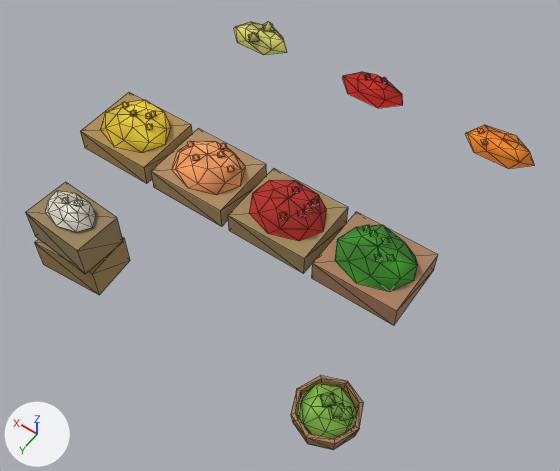
An edit to the glTF model games/yorimichi/assets/belmonte/meshes/SM_BM_BP_StallGoods_A.glb, drawn before and after from the same camera.
Both versions are drawn from a 50 mm lens placed at (-2.13, 3.32, 4.88), pointed at (-0.1, 0.48, 0.42). The axes (+X, +Y, +Z) are drawn at lower left. The lights are the same throughout. The first picture is the older version. Mesh edges are drawn as thin lines. Vertices at exactly the same position are counted once.

Objects in the first picture: 'SM_BM_BP_StallGoods_A'.
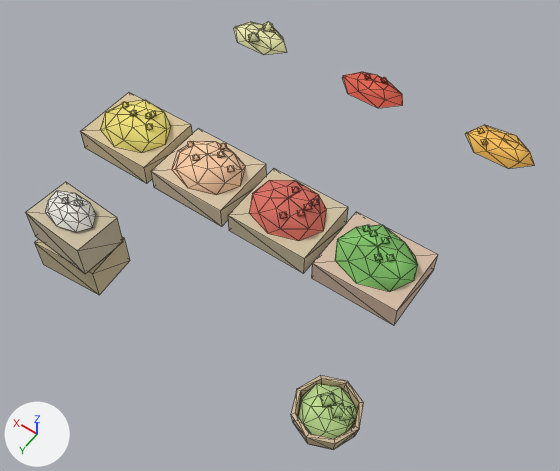
Where the change shows, as pixel boxes (x1, y1, x2, y2) in the pictures (560 x 471 px):
```json
{"part": 1, "of": "me_sm_bp_stallgoods_a", "change": "recoloured", "before": [298, 225, 418, 438], "after": [298, 225, 418, 438], "on screen": "lighter"}
{"part": 2, "of": "me_sm_bp_stallgoods_a", "change": "recoloured", "before": [250, 72, 534, 241], "after": [250, 72, 534, 241]}
{"part": 3, "of": "me_sm_bp_stallgoods_a", "change": "recoloured", "before": [25, 22, 438, 450], "after": [25, 22, 438, 450]}
{"part": 4, "of": "me_sm_bp_stallgoods_a", "change": "recoloured", "before": [89, 21, 519, 215], "after": [89, 21, 519, 215]}
{"part": 5, "of": "me_sm_bp_stallgoods_a", "change": "recoloured", "before": [45, 24, 287, 232], "after": [45, 24, 287, 232]}
```

The change, as JSON lines over the scene's bpy script:
```json
{"block": "me_sm_bp_stallgoods_a", "where": "me_sm_bp_stallgoods_a.from_pydata(...)  # 540 vertices, 770 faces; spans x -1.38..1.44, y -1.06..1.59, z 0.0..1.24"}
{"block": "me_sm_bp_stallgoods_a", "where": "# used by ob_sm_bm_bp_stallgoods_a; location = (0.0, 0.0, 0.0)"}
{"block": "me_sm_bp_stallgoods_a", "change": "me_sm_bp_stallgoods_a part 1: 151 faces centred in x -1.28..-0.74, y 0.51..1.53, z 0.22..1.21 are repainted in the vertex colours; the middle colour goes from green #429e2a to green #8bce71"}
{"block": "me_sm_bp_stallgoods_a", "change": "me_sm_bp_stallgoods_a part 2: 162 faces centred in x -1.33..0.23, y -1.05..0.89, z 0.76..1.21 are repainted in the vertex colours; the middle colour goes from red #bd271a to red #df6d5a"}
{"block": "me_sm_bp_stallgoods_a", "change": "me_sm_bp_stallgoods_a part 3: 151 faces centred in x -1.31..1.43, y -1.06..1.56, z 0.04..1.15 are repainted in the vertex colours; the middle colour goes from brown #a88655 to beige #d4c09c"}
{"block": "me_sm_bp_stallgoods_a", "change": "me_sm_bp_stallgoods_a part 4: 125 faces centred in x -1.21..1.3, y -1.06..1.22, z 0.64..1.21 are repainted in the vertex colours; the middle colour goes from orange #fb9c5f to beige #fdcda4"}
{"block": "me_sm_bp_stallgoods_a", "change": "me_sm_bp_stallgoods_a part 5: 181 faces centred in x 0.73..1.34, y -1.02..1.42, z 0.62..1.22 are repainted in the vertex colours; the middle colour goes from yellow #e3cf57 to beige #f2e99e"}
```
